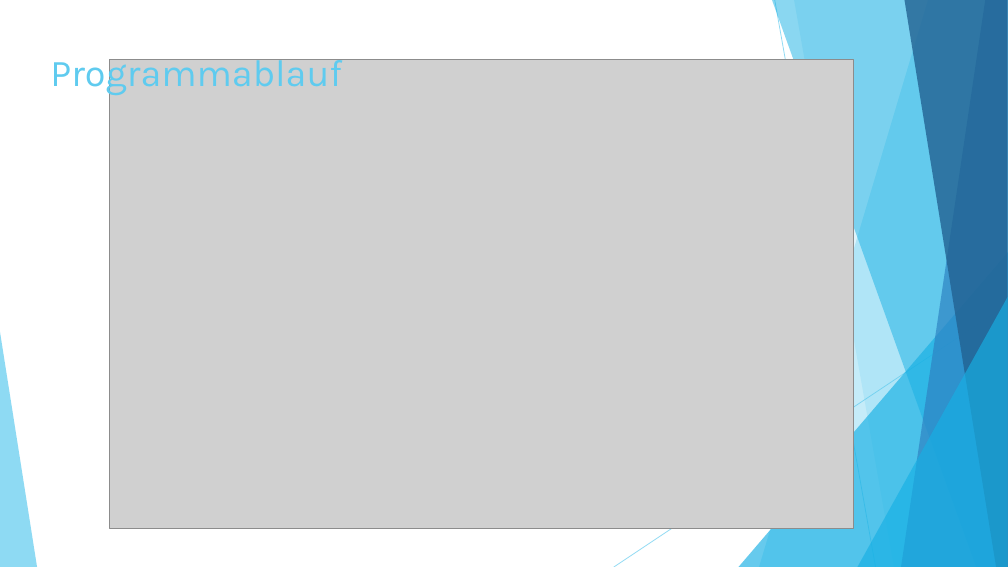
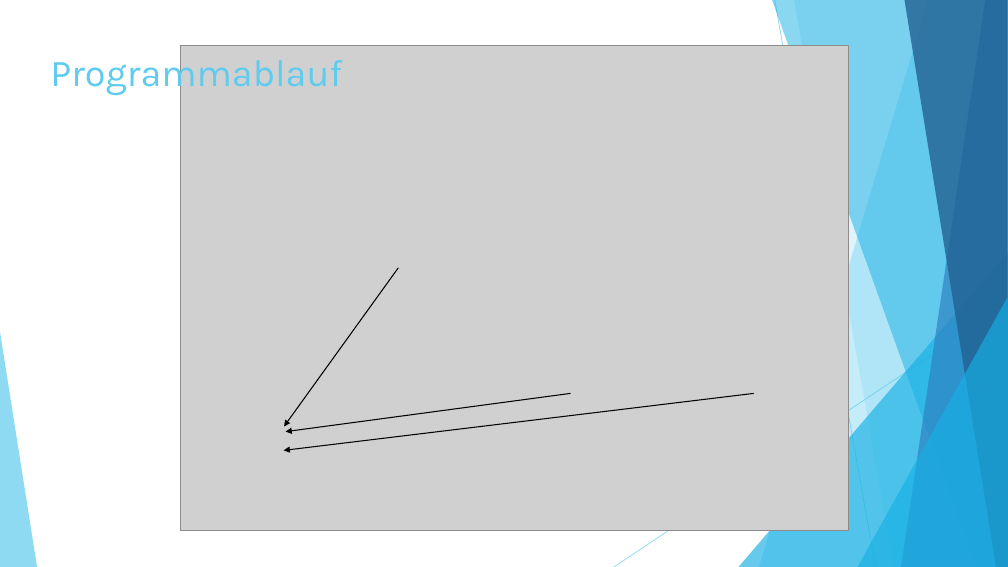
Before and after one commit to assamblerbuzzer/Buzzer, a slide deck: slide 7 of Buzzer.pptx. Drawn at 1008x567 pixels with LibreOffice and Linux fonts; fonts in the diff are those of the drawing; grey boxes stand for pictures. Boxes give left, top, right and bottom in pixels: in the first picture for what was removed or moved away, otherwise in the second. Text is boxed around its words. In the diff, an @@ line names an element or a change of style, - is before the commit and + after.

Commit message:
Hot fix

```diff
--- a/Buzzer.pptx
+++ b/Buzzer.pptx
@@ picture: place and size @@
-picture at [110, 59, 853, 529]
+picture at [181, 45, 848, 531]
@@ arrow added from (399, 268) to (284, 426), #000000 1 pt @@
@@ arrow added from (754, 393) to (284, 451), #000000 1 pt @@
@@ arrow added from (570, 393) to (286, 432), #000000 1 pt @@
```
